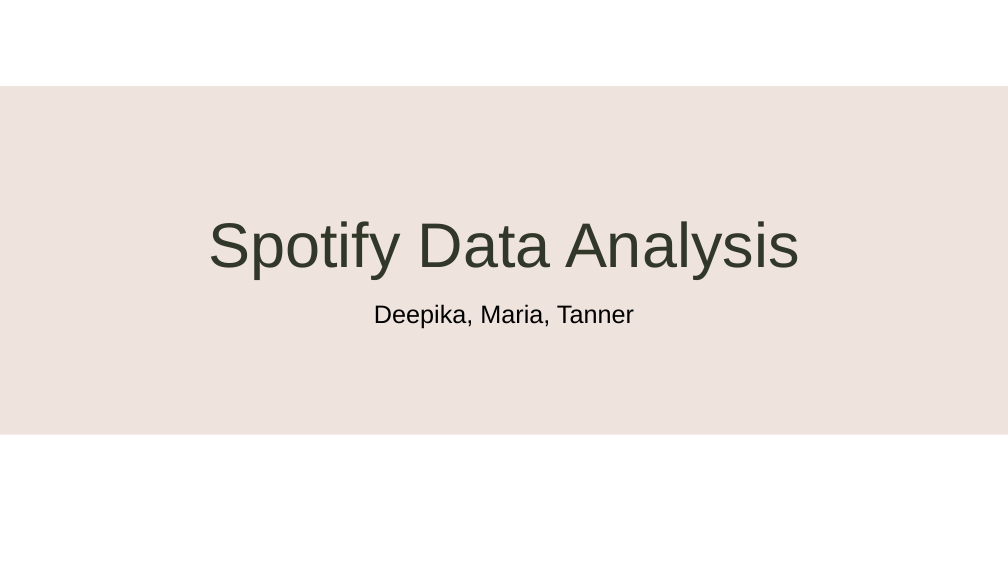
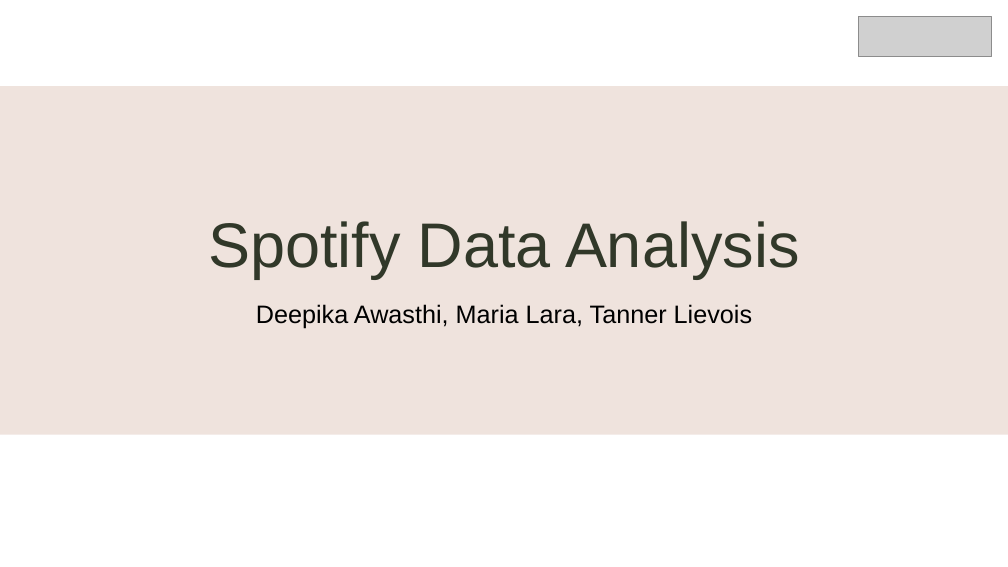
Before and after one commit to LievoisT/DataProject-Spotify, a slide deck: slide 1 of Spotify Data Analysis1.pptx. Drawn at 1008x567 pixels with LibreOffice and Linux fonts; fonts in the diff are those of the drawing; grey boxes stand for pictures; background and template pictures are left out. Boxes give left, top, right and bottom in pixels: in the first picture for what was removed or moved away, otherwise in the second. Text is boxed around its words. In the diff, an @@ line names an element or a change of style, - is before the commit and + after.

```diff
--- a/Spotify Data Analysis1.pptx
+++ b/Spotify Data Analysis1.pptx
@@ picture added at [859,17,992,57] @@
@@ subtitle at [256,304,752,329]: text changed @@
-Deepika, Maria, Tanner
+Deepika Awasthi, Maria Lara, Tanner Lievois
```
Also in this commit, not shown: 4 other slides changed, 6 slides added, 4 slides removed.
